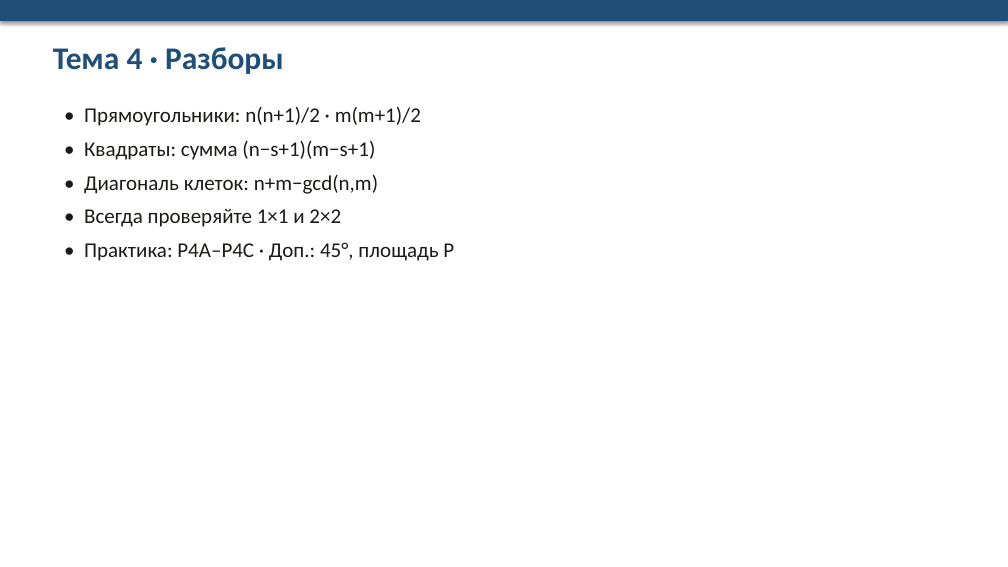
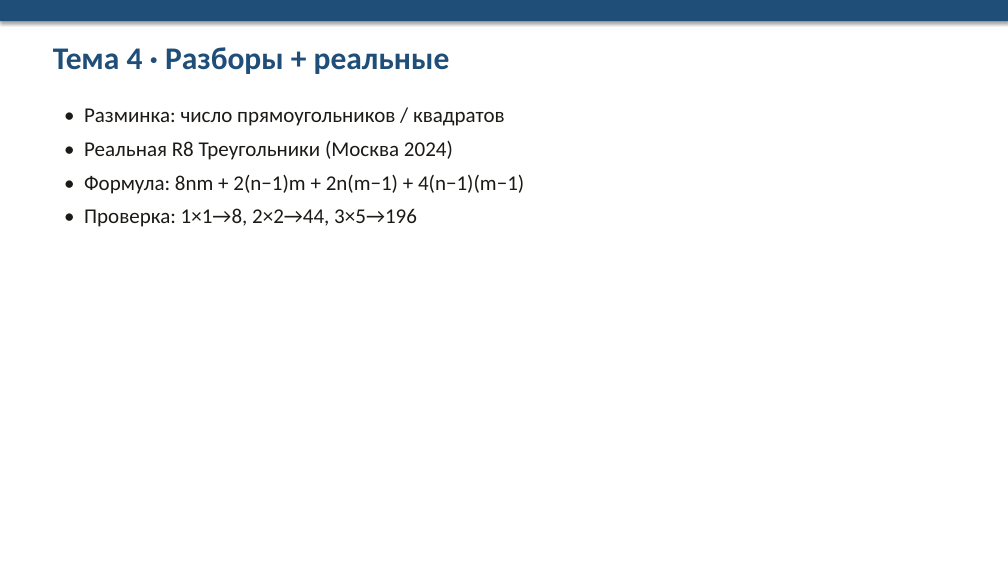
Before and after one commit to NastyaKL95/plan, a slide deck: slide 13 of informatika-mun-26-27/kurs-olimpiada-12h/office/Prezentaciya_kurs_12h.pptx. Drawn at 1008x567 pixels with LibreOffice and Linux fonts; fonts in the diff are those of the drawing. Boxes give left, top, right and bottom in pixels: in the first picture for what was removed or moved away, otherwise in the second. Text is boxed around its words. In the diff, an @@ line names an element or a change of style, - is before the commit and + after.

```diff
--- a/informatika-mun-26-27/kurs-olimpiada-12h/office/Prezentaciya_kurs_12h.pptx
+++ b/informatika-mun-26-27/kurs-olimpiada-12h/office/Prezentaciya_kurs_12h.pptx
@@ text at [53,47,450,74]: text changed @@
-Тема 4 · Разборы
+Тема 4 · Разборы + реальные
@@ text at [84,108,524,227]: text changed @@
-• Прямоугольники: n(n+1)/2 · m(m+1)/2
-• Квадраты: сумма (n−s+1)(m−s+1)
-• Диагональ клеток: n+m−gcd(n,m)
-• Всегда проверяйте 1×1 и 2×2
-• Практика: P4A–P4C · Доп.: 45°, площадь P
+• Разминка: число прямоугольников / квадратов
+• Реальная R8 Треугольники (Москва 2024)
+• Формула: 8nm + 2(n−1)m + 2n(m−1) + 4(n−1)(m−1)
+• Проверка: 1×1→8, 2×2→44, 3×5→196
```
Also in this commit, not shown: 8 other slides changed, 5 slides added, 4 slides removed, 23 other files.
